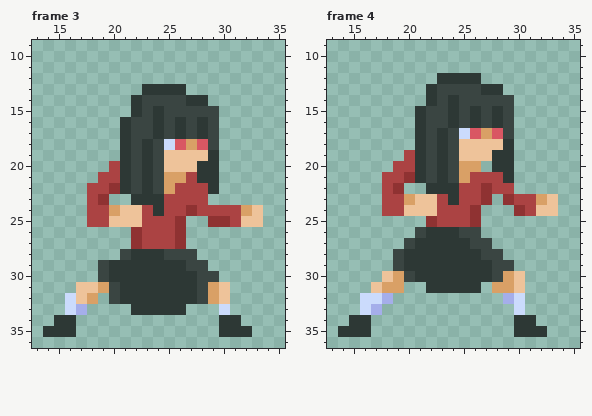
Edited in one commit: animated GIF sprite (Assets/Art/Characters/Player/RemadePlayer/PLAYER_idle.gif). The picture above was drawn from the file before the commit.
The file is 50x37 pixels, 4 frames. Shown: frame 3: x 13..35, y 9..36; frame 4: x 13..35, y 9..36. The commit also changed other frames, which this record leaves out.
The result:
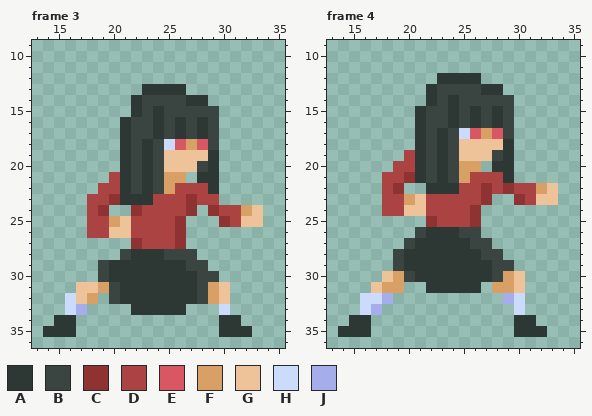
Palette (. is transparent): A #2d3835  B #3a4542  C #8f3232  D #ab4343  E #d95763  F #d9a066  G #eec39a  H #cbdbfc  J #a5aeea
Diff:
Changed rows in their new state; - is an unchanged pixel.
Frame 3:
first column x 18:
20 --.-------B-
21 -.-------.--
22 .-D---------
23 -DCA--D--C-D
24 -C..C-D---.C
25 --F-D------.
26 DDGGD-------
Frame 4:
first column x 22:
19 ------B-----
22 -------CDDFG
23 D-D----.C-G-
24 D-------....
Boxes around the changes in both pictures, in picture pixels (x1, y1, x2, y2):
changed: (87, 161, 219, 238)
changed: (492, 150, 558, 216)
changed: (426, 194, 459, 216)
